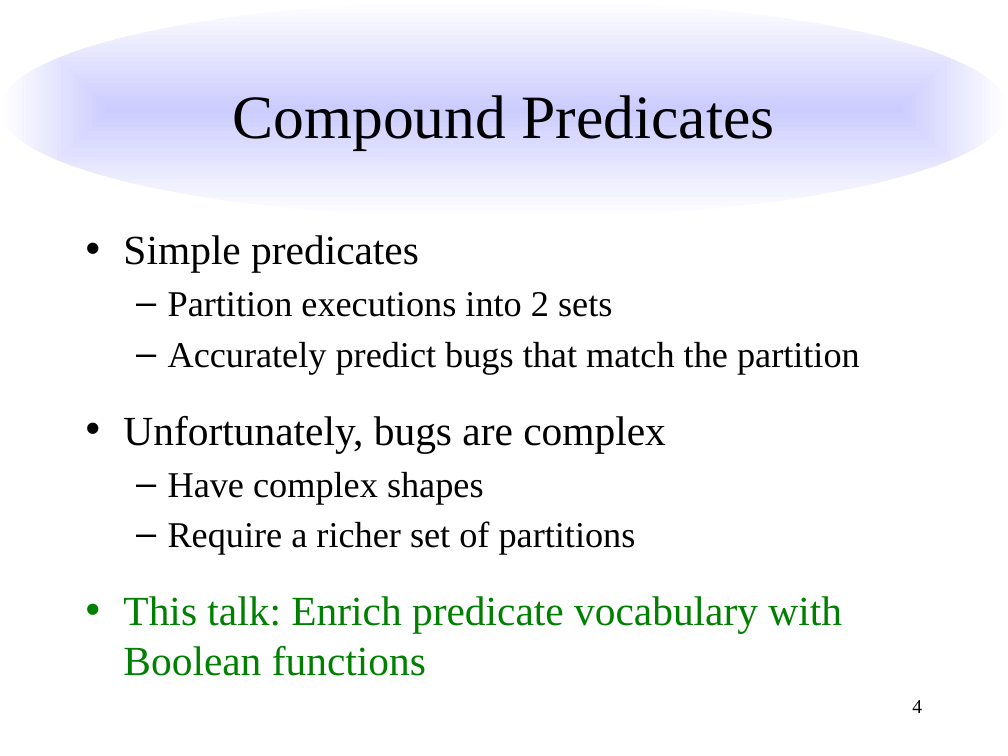
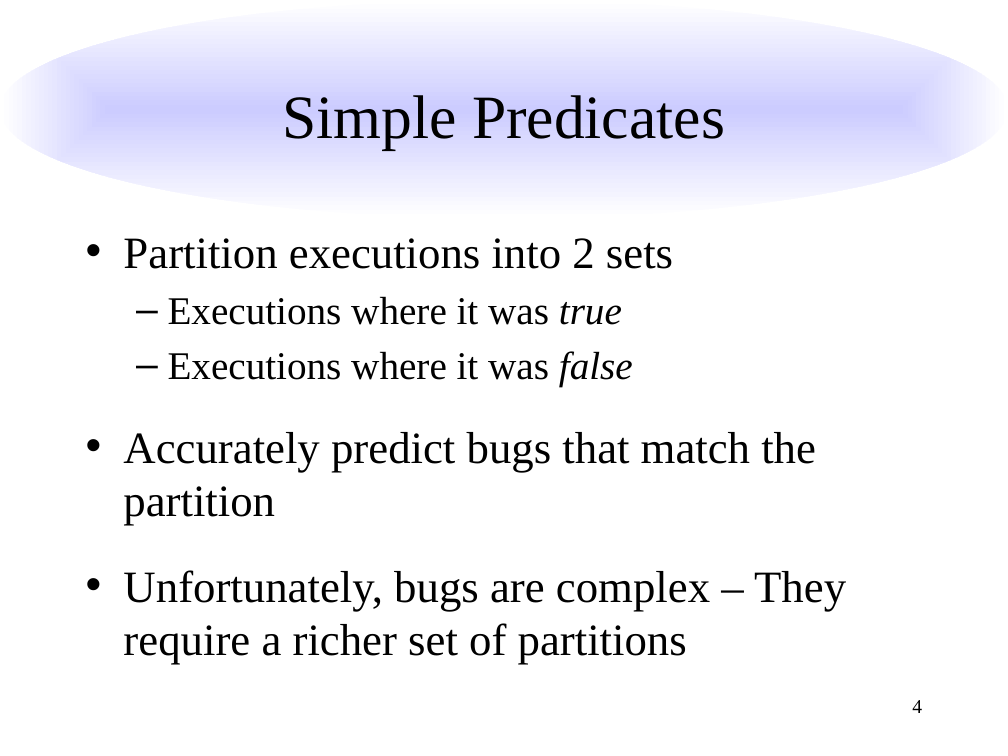
Before and after one commit to liblit/cbiexp, a slide deck: slide 4 of issta-2007/talk/issta-2007.pptx. Drawn at 1008x756 pixels with LibreOffice and Linux fonts; fonts in the diff are those of the drawing. Boxes give left, top, right and bottom in pixels: in the first picture for what was removed or moved away, otherwise in the second. Text is boxed around its words. In the diff, an @@ line names an element or a change of style, - is before the commit and + after.

```diff
--- a/issta-2007/talk/issta-2007.pptx
+++ b/issta-2007/talk/issta-2007.pptx
@@ title at (282, 95, 725, 149): text changed @@
-Compound Predicates
+Simple Predicates
@@ text at (123, 235, 419, 273): paragraph removed @@
-• Simple predicates
@@ text at (123, 238, 816, 526): size 25.9 to 32 pt in "Partition executions into 2 sets", "Accurately predict bugs that match the partition"; bullet – to •; list level 2 to 1 in "Partition executions into 2 sets"; list level 2 to 1 in "Accurately predict bugs that match ..." @@
@@ text at (168, 296, 633, 386): paragraphs added @@
+  – Executions where it was true
+  – Executions where it was false
@@ text at (123, 570, 846, 665): text changed; size 29.6 to 32 pt @@
-• Unfortunately, bugs are complex
-  – Have complex shapes
-  – Require a richer set of partitions
-• This talk: Enrich predicate vocabulary with Boolean functions
+• Unfortunately, bugs are complex – They require a richer set of partitions
```
Also in this commit, not shown: 15 other slides changed.
